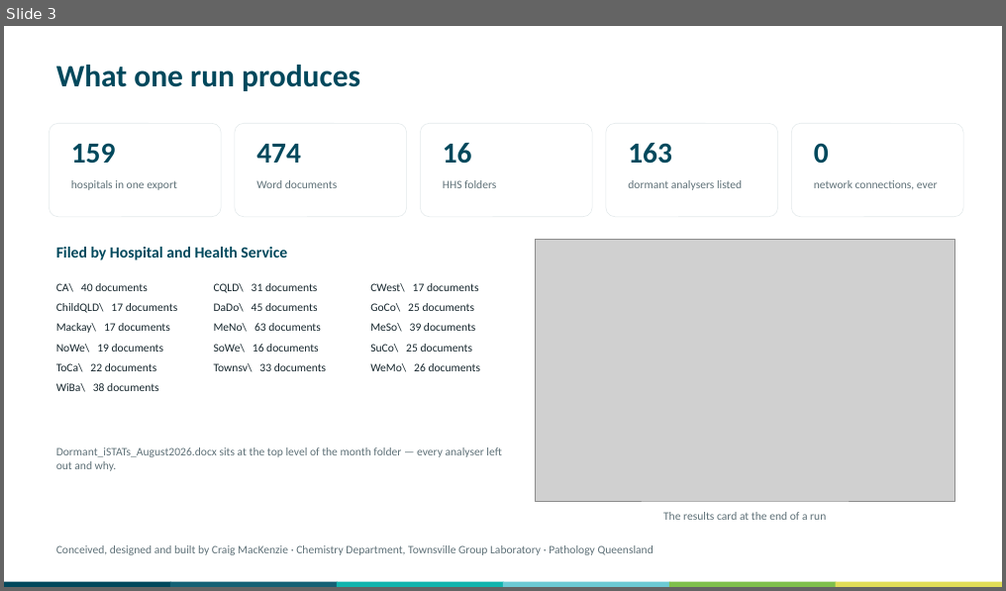
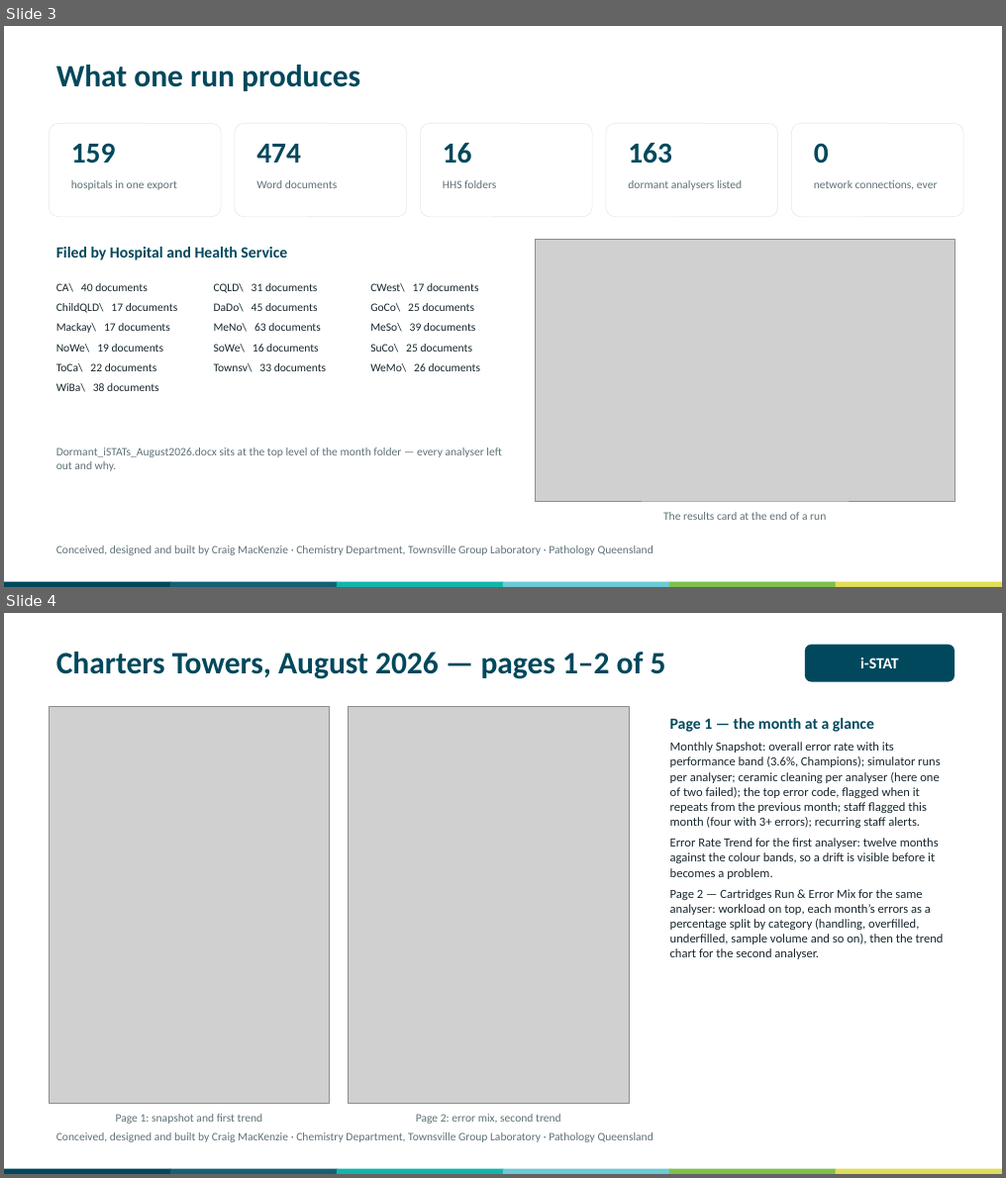
Before and after one commit to swornsealed/Report-app, a slide deck: PQ_Report_Generator_Overview_for_Managers.pptx. Shown one above the other, each under a label of ours: slide 3 before the commit, slides 3 and 4 after it. The pictures are 1006x591 and 1006x1178 pixels, drawn with LibreOffice and Linux fonts; fonts in the diff are those of the drawing; grey boxes stand for pictures. Boxes give left, top, right and bottom in pixels: in the first picture for what was removed or moved away, otherwise in the second. Text is boxed around its words. In the diff, an @@ line names an element or a change of style, - is before the commit and + after.

```diff
--- a/PQ_Report_Generator_Overview_for_Managers.pptx
+++ b/PQ_Report_Generator_Overview_for_Managers.pptx
@@ slide 4 added at (4, 613, 1002, 1174), background #FFFFFF @@
@@ text added at (56, 652, 666, 679), 30 pt, text #01485C, bold @@
+Charters Towers, August 2026 — pages 1–2 of 5
@@ rounded rectangle added at (805, 645, 954, 682), fill #01485C, 15 pt, text #FFFFFF, bold @@
+i-STAT
@@ picture added at (49, 707, 330, 1103) @@
@@ picture added at (349, 707, 629, 1103) @@
@@ text added at (670, 718, 944, 959), 12 pt, text #17272E @@
+Page 1 — the month at a glance
+Monthly Snapshot: overall error rate with its performance band (3.6%, Champions); simulator runs per analyser; ceramic cleaning per analyser (here one of two failed); the top error code, flagged when it repeats from the previous month; staff flagged this month (four with 3+ errors); recurring staff alerts.
+Error Rate Trend for the first analyser: twelve months against the colour bands, so a drift is visible before it becomes a problem.
+Page 2 — Cartridges Run & Error Mix for the same analyser: workload on top, each month’s errors as a percentage split by category (handling, overfilled, underfilled, sample volume and so on), then the trend chart for the second analyser.
@@ text added at (116, 1114, 263, 1124), 11 pt, text #5F7178 @@
+Page 1: snapshot and first trend
@@ text added at (416, 1114, 561, 1124), 11 pt, text #5F7178 @@
+Page 2: error mix, second trend
@@ text added at (56, 1133, 653, 1143), 11 pt, text #5F7178 @@
+Conceived, designed and built by Craig MacKenzie · Chemistry Department, Townsville Group Laboratory · Pathology Queensland
@@ rectangle added at (4, 1169, 171, 1174), fill #01485C @@
@@ rectangle added at (170, 1169, 338, 1174), fill #146175 @@
@@ rectangle added at (337, 1169, 503, 1174), fill #11B5AE @@
@@ rectangle added at (503, 1169, 670, 1174), fill #6CCAD4 @@
@@ rectangle added at (669, 1169, 837, 1174), fill #7FC04C @@
@@ rectangle added at (836, 1169, 1002, 1174), fill #E1DD57 @@
```
Also in this commit, not shown: 1 slide changed, 1 other slide added, 4 other files.
